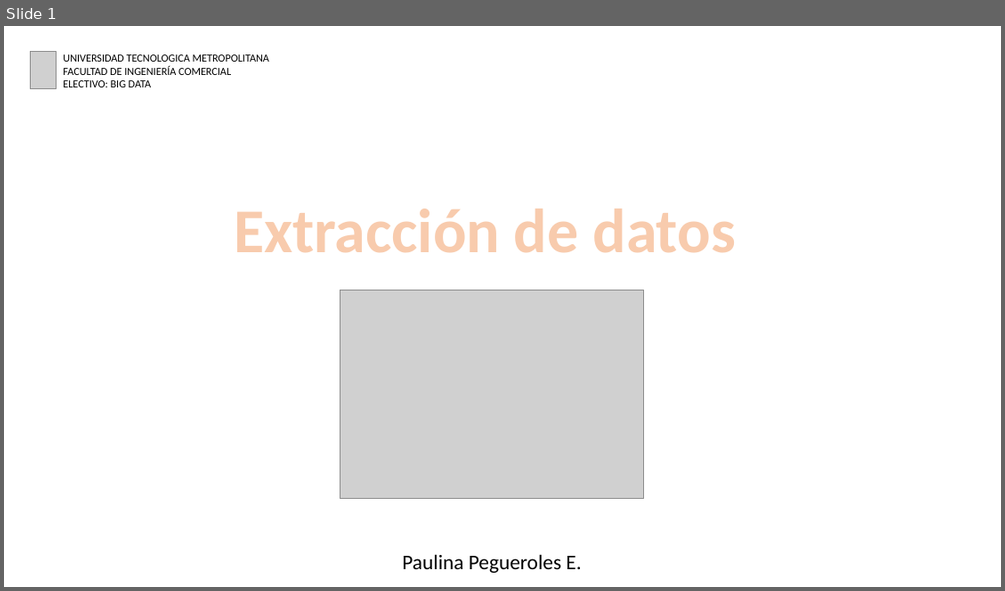
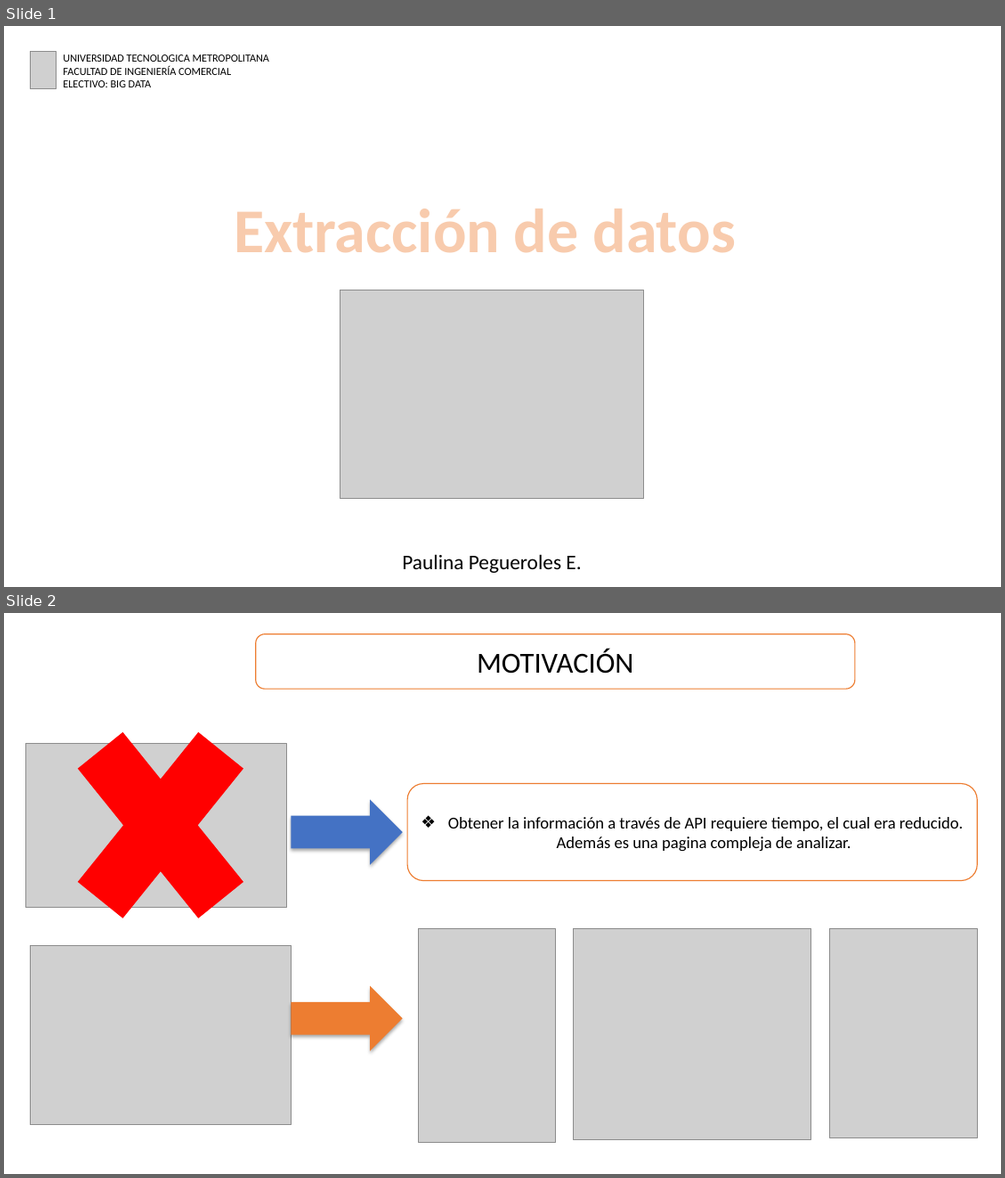
Before and after one commit to pegueroles/Proyecto_garrasypatas_final, a slide deck: Extracción de datos perritos.pptx. Shown one above the other, each under a label of ours: slide 1 before the commit, slides 1 and 2 after it. The pictures are 1005x591 and 1005x1178 pixels, drawn with LibreOffice and Linux fonts; fonts in the diff are those of the drawing; grey boxes stand for pictures. Boxes give left, top, right and bottom in pixels: in the first picture for what was removed or moved away, otherwise in the second. Text is boxed around its words. In the diff, an @@ line names an element or a change of style, - is before the commit and + after.

```diff
--- a/Extracción de datos perritos.pptx
+++ b/Extracción de datos perritos.pptx
@@ slide 2 added at box(4, 613, 1001, 1174), background #FFFFFF @@
@@ rounded rectangle added at box(256, 634, 855, 689), fill #FFFFFF, outline #ED7D31 1 pt, 28 pt, text #000000 @@
+MOTIVACIÓN
@@ cross added at box(48, 685, 274, 966), fill #FF0000, outline #FF0000 4.5 pt @@
@@ picture added at box(25, 743, 287, 908) @@
@@ right arrow added at box(291, 799, 403, 864), fill #4472C4 @@
@@ rounded rectangle added at box(407, 784, 977, 881), fill #FFFFFF, outline #ED7D31 1 pt, 16 pt, text #000000 @@
+❖ Obtener la información a través de API requiere tiempo, el cual era reducido. Además es una pagina compleja de analizar.
@@ picture added at box(419, 928, 556, 1142) @@
@@ picture added at box(574, 928, 811, 1139) @@
@@ picture added at box(830, 928, 978, 1137) @@
@@ picture added at box(30, 946, 291, 1125) @@
@@ right arrow added at box(291, 985, 403, 1051), fill #ED7D31 @@
```
Also in this commit, not shown: 1 slide changed.
